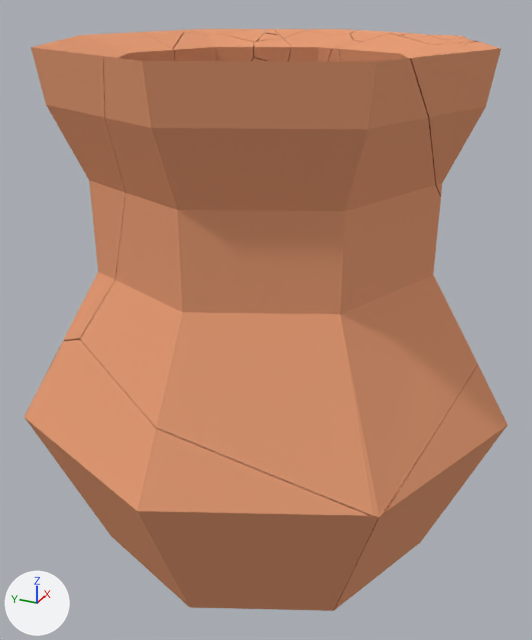
An edit to the Blender file Assets/Models/vaseFractured.blend, drawn before and after from the same camera.
Before and after are seen from a 50 mm lens placed at (-1.272, -0.571, 0.593), pointed at (-0.015, -0.005, -0.035). The lights are fixed; the arrows at lower left show +X, +Y and +Z.

In view in the first picture: 'Cylinder_cell', 'Cylinder_cell.004', 'Cylinder_cell.007_cell.007', 'Cylinder_cell.008', 'Cylinder_cell.010_cell.002', 'Cylinder_cell.011', 'Cylinder_cell.012', 'Cylinder_cell.013'.
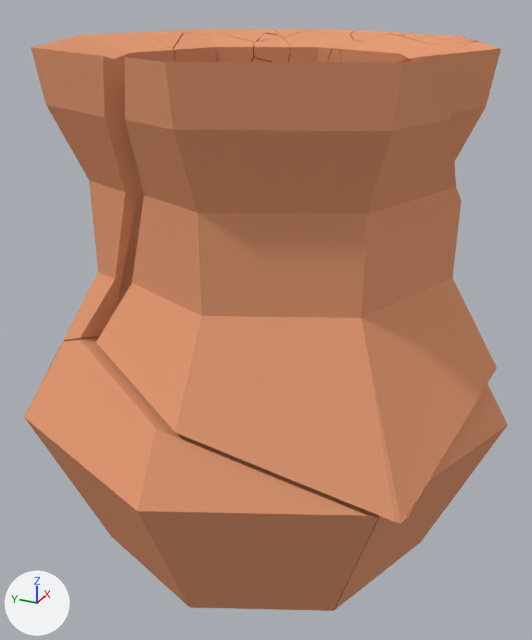
What differs and where, as boxes (x1, y1, x2, y2) in the pictures (532 x 640 px):
'Cylinder_cell', moved
    before: (81, 56, 477, 517)
    after: (96, 57, 497, 523)

The edits, one by one:
Object 'Cylinder_cell' (ob_cylinder_cell) moves from (-0.173, -0.155, 0.151) to (-0.173, -0.19, 0.151).
